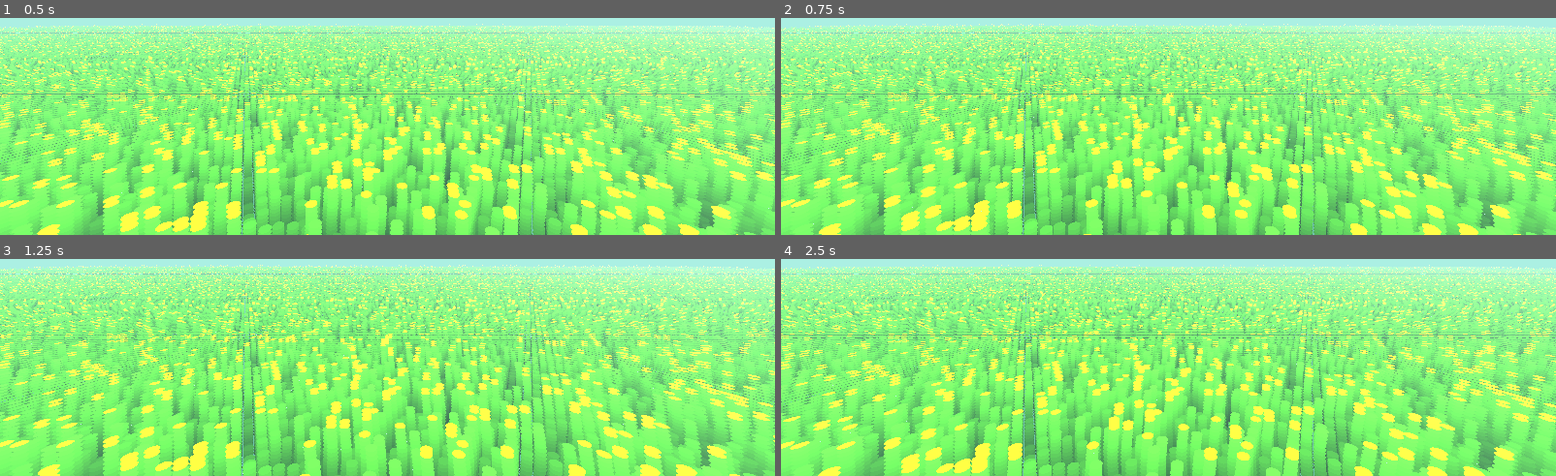
Above: before the commit, frames 1-4 (two rows, left to right).
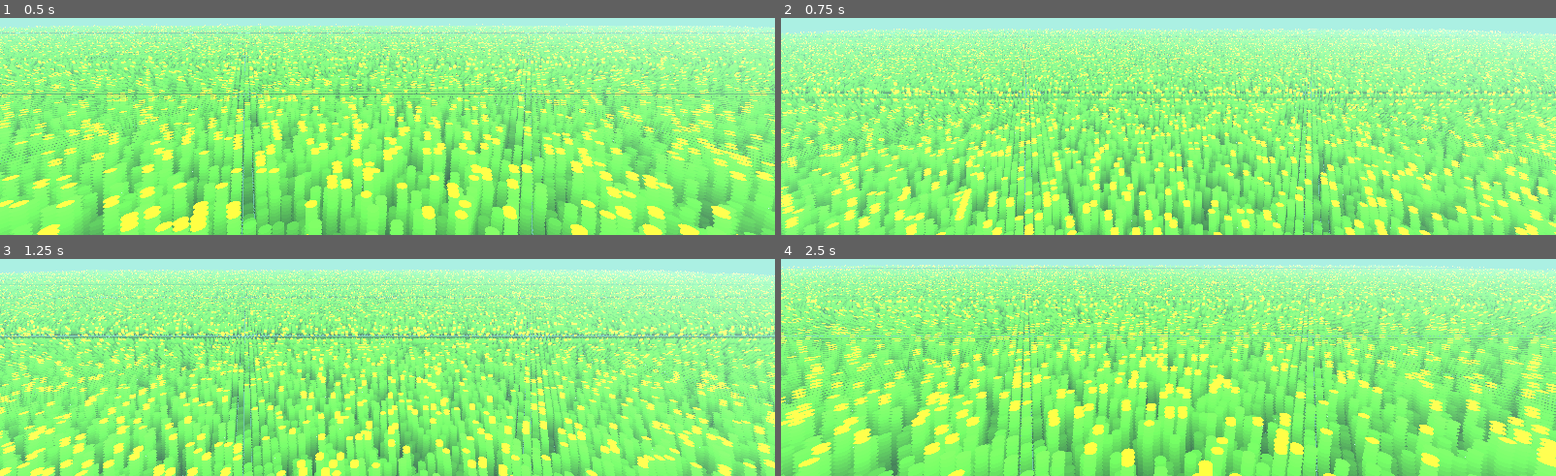
Above: after the commit, the same moments.

Repository: 0ddSh33p/FieldGame
Game: Godot game, scene res://Scenes/world.tscn
The game is run twice, just before and just after one commit, with the same random seed, the same clock (stepped at 60 frames per second) and the same inputs. Before the commit the project has no main scene; this scene is started directly in both runs.
Inputs:
- Up to frame 1 (0.5 s): no input
- Up to frame 2 (0.75 s): tap Enter (ui_accept) at 0.5, 0.6 s; hold Right (ui_right) from 0.53 s (still down)
- Up to frame 3 (1.25 s): keep holding Right (ui_right); tap Enter (ui_accept) at 0.77, 1.07 s
- Up to frame 4 (2.5 s): release Right (ui_right) at 1.28 s; hold Down (ui_down) 1.28-2.03 s; tap Enter (ui_accept) at 1.35, 1.52, 1.82, 2.1 s; hold Right (ui_right) from 2.03 s (still down)

Frame 1 is identical in both runs. In frame 2, 47% of the frame differs, in the area x 0-100%, y 2-100%; in frame 3, 48%; in frame 4, 50%.

Commit message:
movement & collision

Diff:
--- a/GrassInstancing/GrassInstance.tscn
+++ b/GrassInstancing/GrassInstance.tscn
@@ -10,6 +10,8 @@
 [sub_resource type="Curve" id="Curve_f5qvh"]
 _data = [Vector2(0, 0), 0.0, 0.0, 0, 0, Vector2(0.8862746, 0.86009943), 0.8071188, 0.8071188, 0, 0, Vector2(1, 1), 0.0, 0.0, 0, 0]
 point_count = 3
+
+[sub_resource type="WorldBoundaryShape3D" id="WorldBoundaryShape3D_kv3le"]
 
 [node name="GrassInstance" type="MeshInstance3D"]
 transform = Transform3D(8, 0, 0, 0, 8, 0, 0, 0, 8, 0, 0, 0)
@@ -25,3 +27,8 @@
 windPower = 0.005
 windSpeed = 0.135
 heightDiscrepency = 0.335
+
+[node name="StaticBody3D" type="StaticBody3D" parent="."]
+
+[node name="CollisionShape3D" type="CollisionShape3D" parent="StaticBody3D"]
+shape = SubResource("WorldBoundaryShape3D_kv3le")
--- /dev/null
+++ b/Prefabs/player.gd
@@ -0,0 +1,28 @@
+extends CharacterBody3D
+
+
+const SPEED = 5.0
+const JUMP_VELOCITY = 4.5
+
+
+func _physics_process(delta: float) -> void:
+	# Add the gravity.
+	if not is_on_floor():
+		velocity += get_gravity() * delta
+
+	# Handle jump.
+	if Input.is_action_just_pressed("ui_accept") and is_on_floor():
+		velocity.y = JUMP_VELOCITY
+
+	# Get the input direction and handle the movement/deceleration.
+	# As good practice, you should replace UI actions with custom gameplay actions.
+	var input_dir := Input.get_vector("ui_left", "ui_right", "ui_up", "ui_down")
+	var direction := (transform.basis * Vector3(input_dir.x, 0, input_dir.y)).normalized()
+	if direction:
+		velocity.x = direction.x * SPEED
+		velocity.z = direction.z * SPEED
+	else:
+		velocity.x = move_toward(velocity.x, 0, SPEED)
+		velocity.z = move_toward(velocity.z, 0, SPEED)
+
+	move_and_slide()
--- a/Prefabs/player.tscn
+++ b/Prefabs/player.tscn
@@ -1,10 +1,13 @@
-[gd_scene load_steps=3 format=3 uid="uid://dajifag4dy54r"]
+[gd_scene load_steps=4 format=3 uid="uid://dajifag4dy54r"]
+
+[ext_resource type="Script" uid="uid://558y0kynsw2" path="res://Prefabs/player.gd" id="1_y6xdh"]
 
 [sub_resource type="CylinderShape3D" id="CylinderShape3D_a02cp"]
 
 [sub_resource type="CylinderMesh" id="CylinderMesh_go701"]
 
 [node name="Player" type="CharacterBody3D"]
+script = ExtResource("1_y6xdh")
 
 [node name="CollisionShape3D" type="CollisionShape3D" parent="."]
 transform = Transform3D(1, 0, 0, 0, 1, 0, 0, 0, 1, 0, 1, 0)
--- a/project.godot
+++ b/project.godot
@@ -11,5 +11,6 @@
 [application]
 
 config/name="FieldGame"
+run/main_scene="uid://cwkr71g5jqsap"
 config/features=PackedStringArray("4.5", "Forward Plus")
 config/icon="res://icon.svg"
Not shown: 1 places in GrassInstancing/GrassInstance.tscn that only renumber resources
Not shown, added: Prefabs/player.gd.uid
